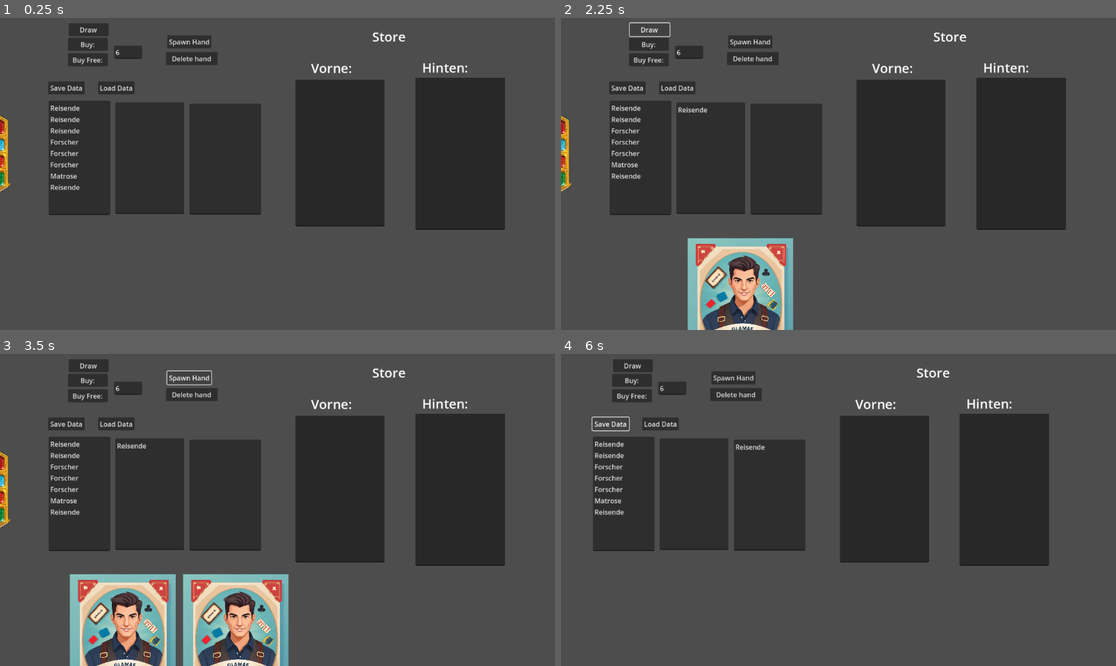
Above: before the commit, frames 1-4 (two rows, left to right).
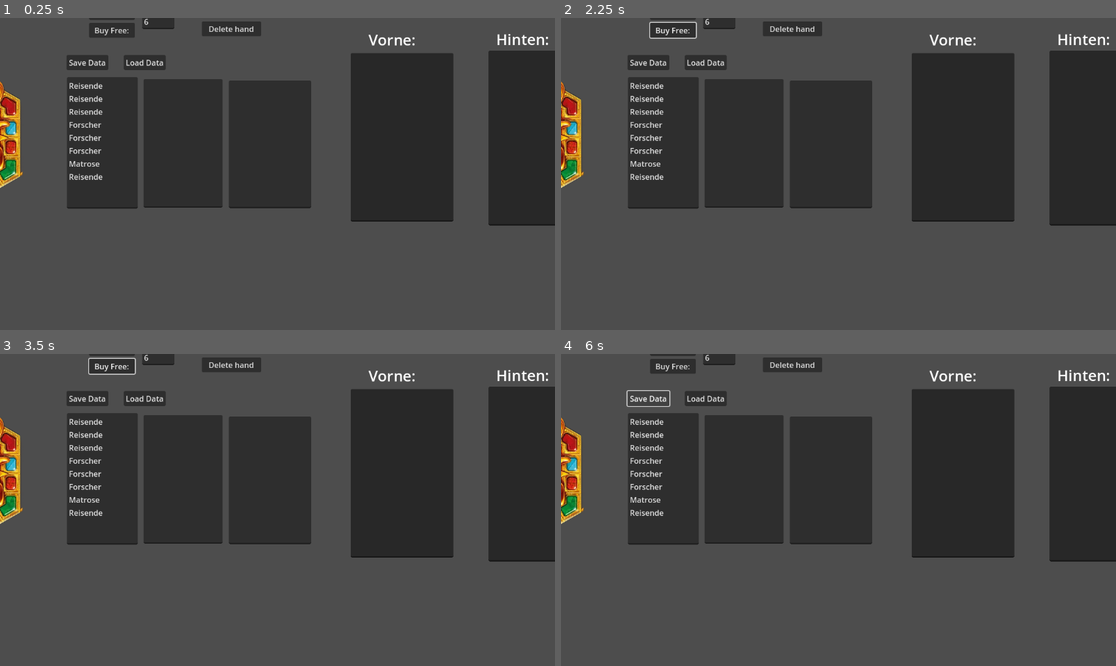
Above: after the commit, the same moments.

Repository: AdminL3/El-Dorado-Assistent
Game: Godot game, scene res://scenes/game.tscn
The game is run twice, just before and just after one commit, with the same random seed, the same clock (stepped at 60 frames per second) and the same inputs.
Inputs (mouse positions are in pixels of both pictures, inside the frame that each line leads up to):
- Up to frame 1 (0.25 s): no input
- Up to frame 2 (2.25 s): click (649, 42) at 0.5 s, where only the run before the commit has a clickable "Buy:"; click "Buy Free:" at 1.25 s; click (649, 30) at 2 s, where only the run before the commit has a clickable "Draw"
- Up to frame 3 (3.5 s): click (188, 378) at 2.75 s, where only the run before the commit has a clickable "Spawn Hand"
- Up to frame 4 (6 s): click (683, 644) at 3.52 s; click "Load Data" at 4.25 s; click "Save Data" at 5 s; hold Right (ui_right) from 5.78 s (still down)

The runs differ from the first frame. In frame 1, 29% of the frame differs, in the area x 0-100%, y 0-68%; in frame 2, 34%; in frame 3, 39%, in the area x 0-100%, y 0-100%; in frame 4, 31%.
Error in both runs: Invalid access of index '6' on a base object of type: 'Array'. (res://scripts/manager.gd:183)

Commit message:
set camera

Diff:
--- a/scenes/game.tscn
+++ b/scenes/game.tscn
@@ -1,10 +1,7 @@
-[gd_scene load_steps=10 format=3 uid="uid://m1y7bg1lro0b"]
+[gd_scene load_steps=8 format=3 uid="uid://m1y7bg1lro0b"]
 
 [ext_resource type="Script" path="res://scripts/manager.gd" id="1_6hv34"]
-[ext_resource type="Script" path="res://scripts/cam.gd" id="2_q3s86"]
 [ext_resource type="Texture2D" uid="uid://buc1uk7u4ou5j" path="res://assets/back.png" id="3_kj12x"]
-
-[sub_resource type="RectangleShape2D" id="RectangleShape2D_n5hgs"]
 
 [sub_resource type="StyleBoxEmpty" id="StyleBoxEmpty_50kp2"]
 content_margin_left = 94.0
@@ -23,120 +20,120 @@
 [node name="Labels" type="Node" parent="."]
 
 [node name="Store" type="Label" parent="Labels"]
-offset_left = 797.0
-offset_top = 22.0
-offset_right = 922.0
-offset_bottom = 66.0
+offset_left = 909.0
+offset_top = -2.0
+offset_right = 1034.0
+offset_bottom = 42.0
 theme_override_font_sizes/font_size = 31
 text = "Store
 "
 
 [node name="Label" type="Label" parent="Labels"]
-offset_left = 651.0
-offset_top = 97.0
-offset_right = 776.0
-offset_bottom = 141.0
+offset_left = 763.0
+offset_top = 73.0
+offset_right = 888.0
+offset_bottom = 117.0
 theme_override_font_sizes/font_size = 31
 text = "Vorne:"
 
 [node name="Label2" type="Label" parent="Labels"]
-offset_left = 916.0
-offset_top = 96.0
-offset_right = 1041.0
-offset_bottom = 140.0
+offset_left = 1028.0
+offset_top = 72.0
+offset_right = 1153.0
+offset_bottom = 116.0
 theme_override_font_sizes/font_size = 31
 text = "Hinten:"
 
 [node name="Buttons" type="Node" parent="."]
 
 [node name="Buy" type="Button" parent="Buttons"]
-offset_left = 71.0
-offset_top = 47.0
-offset_right = 166.0
-offset_bottom = 78.0
+offset_left = 183.0
+offset_top = 23.0
+offset_right = 278.0
+offset_bottom = 54.0
 text = "Buy:"
 
 [node name="BuyFree" type="Button" parent="Buttons"]
-offset_left = 71.0
-offset_top = 84.0
-offset_right = 166.0
-offset_bottom = 115.0
+offset_left = 183.0
+offset_top = 60.0
+offset_right = 278.0
+offset_bottom = 91.0
 text = "Buy Free:"
 
 [node name="Draw" type="Button" parent="Buttons"]
-offset_left = 73.0
-offset_top = 12.0
-offset_right = 168.0
-offset_bottom = 43.0
+offset_left = 185.0
+offset_top = -12.0
+offset_right = 280.0
+offset_bottom = 19.0
 text = "Draw"
 
 [node name="Load Data" type="Button" parent="Buttons"]
-offset_left = 143.0
-offset_top = 151.0
-offset_right = 230.0
-offset_bottom = 182.0
+offset_left = 255.0
+offset_top = 127.0
+offset_right = 342.0
+offset_bottom = 158.0
 text = "Load Data"
 
 [node name="Save Data" type="Button" parent="Buttons"]
-offset_left = 24.0
-offset_top = 151.0
-offset_right = 111.0
-offset_bottom = 182.0
+offset_left = 136.0
+offset_top = 127.0
+offset_right = 223.0
+offset_bottom = 158.0
 text = "Save Data"
 
 [node name="Button" type="Button" parent="Buttons"]
-offset_left = 308.0
-offset_top = 41.0
-offset_right = 413.0
-offset_bottom = 72.0
+offset_left = 420.0
+offset_top = 17.0
+offset_right = 525.0
+offset_bottom = 48.0
 text = "Spawn Hand"
 
 [node name="Button3" type="Button" parent="Buttons"]
-offset_left = 305.0
-offset_top = 81.0
-offset_right = 428.0
-offset_bottom = 112.0
+offset_left = 417.0
+offset_top = 57.0
+offset_right = 540.0
+offset_bottom = 88.0
 text = "Delete hand"
 
 [node name="line" type="LineEdit" parent="."]
-offset_left = 181.0
-offset_top = 66.0
-offset_right = 248.063
-offset_bottom = 97.0
+offset_left = 293.0
+offset_top = 42.0
+offset_right = 360.063
+offset_bottom = 73.0
 text = "6"
 metadata/_edit_use_anchors_ = true
 
 [node name="Vorne" type="TextEdit" parent="."]
-offset_left = 614.0
-offset_top = 147.0
-offset_right = 827.0
-offset_bottom = 497.0
+offset_left = 726.0
+offset_top = 123.0
+offset_right = 939.0
+offset_bottom = 473.0
 editable = false
 
 [node name="Hinten" type="TextEdit" parent="."]
-offset_left = 900.0
-offset_top = 142.0
-offset_right = 1114.0
-offset_bottom = 505.0
+offset_left = 1012.0
+offset_top = 118.0
+offset_right = 1226.0
+offset_bottom = 481.0
 editable = false
 
 [node name="New" type="TextEdit" parent="."]
-offset_left = 25.0
-offset_top = 197.0
-offset_right = 172.0
-offset_bottom = 470.0
+offset_left = 137.0
+offset_top = 173.0
+offset_right = 284.0
+offset_bottom = 446.0
 
 [node name="Hand" type="TextEdit" parent="."]
-offset_left = 184.0
-offset_top = 201.0
-offset_right = 348.0
-offset_bottom = 468.0
+offset_left = 296.0
+offset_top = 177.0
+offset_right = 460.0
+offset_bottom = 444.0
 
 [node name="Old" type="TextEdit" parent="."]
-offset_left = 361.0
-offset_top = 204.0
-offset_right = 532.0
-offset_bottom = 469.0
+offset_left = 473.0
+offset_top = 180.0
+offset_right = 644.0
+offset_bottom = 445.0
 
 [node name="Control" type="Control" parent="."]
 layout_direction = 2
@@ -146,32 +143,22 @@
 anchor_top = 0.5
 anchor_right = 0.5
 anchor_bottom = 0.5
-offset_left = -91.0
-offset_top = 524.0
-offset_right = 1233.0
-offset_bottom = 648.0
+offset_left = -31.0
+offset_top = 500.0
+offset_right = 1015.0
+offset_bottom = 624.0
 grow_horizontal = 2
 grow_vertical = 2
 
-[node name="CameraController" type="CharacterBody2D" parent="."]
-position = Vector2(571, 372)
-script = ExtResource("2_q3s86")
-metadata/_edit_lock_ = true
-
-[node name="Camera" type="Camera2D" parent="CameraController"]
-zoom = Vector2(0.87, 0.87)
+[node name="Camera" type="Camera2D" parent="."]
+position = Vector2(574, 374)
 process_callback = 0
 
-[node name="CollisionShape2D" type="CollisionShape2D" parent="CameraController"]
-visible = false
-position = Vector2(7578, 2628)
-shape = SubResource("RectangleShape2D_n5hgs")
-
 [node name="Button" type="Button" parent="."]
-offset_left = -351.0
-offset_top = 159.0
-offset_right = -66.0
-offset_bottom = 484.0
+offset_left = -239.0
+offset_top = 135.0
+offset_right = 46.0
+offset_bottom = 460.0
 theme_override_styles/normal = SubResource("StyleBoxEmpty_50kp2")
 theme_override_styles/hover = SubResource("StyleBoxEmpty_ayx4i")
 theme_override_styles/pressed = SubResource("StyleBoxEmpty_qro82")
